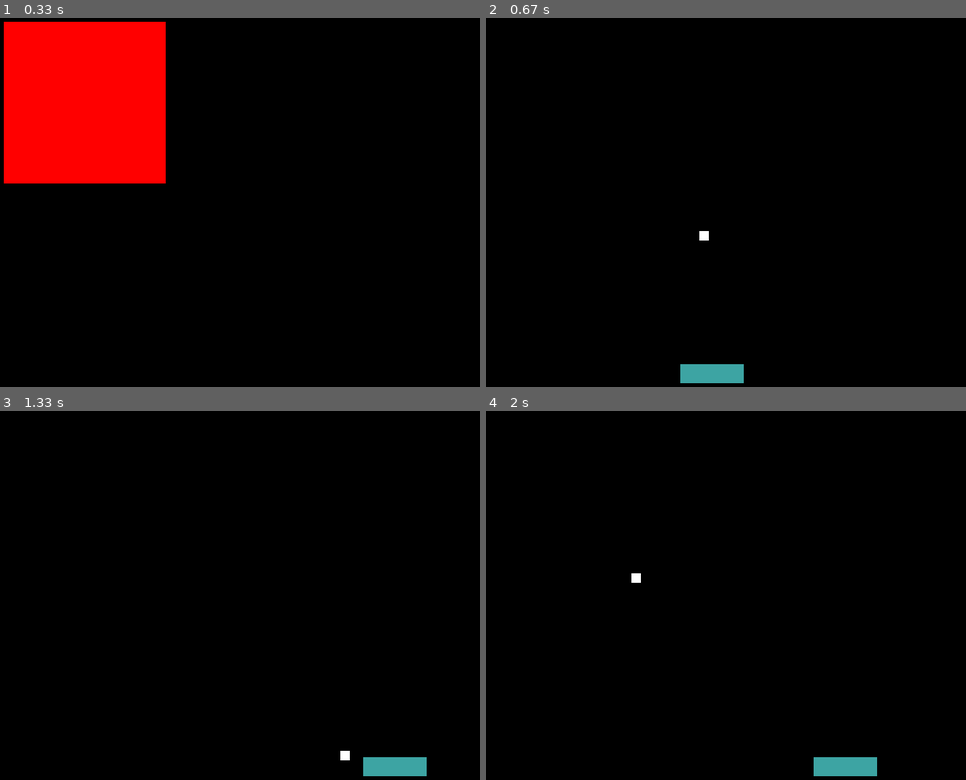
Above: before the commit, frames 1-4 (two rows, left to right).
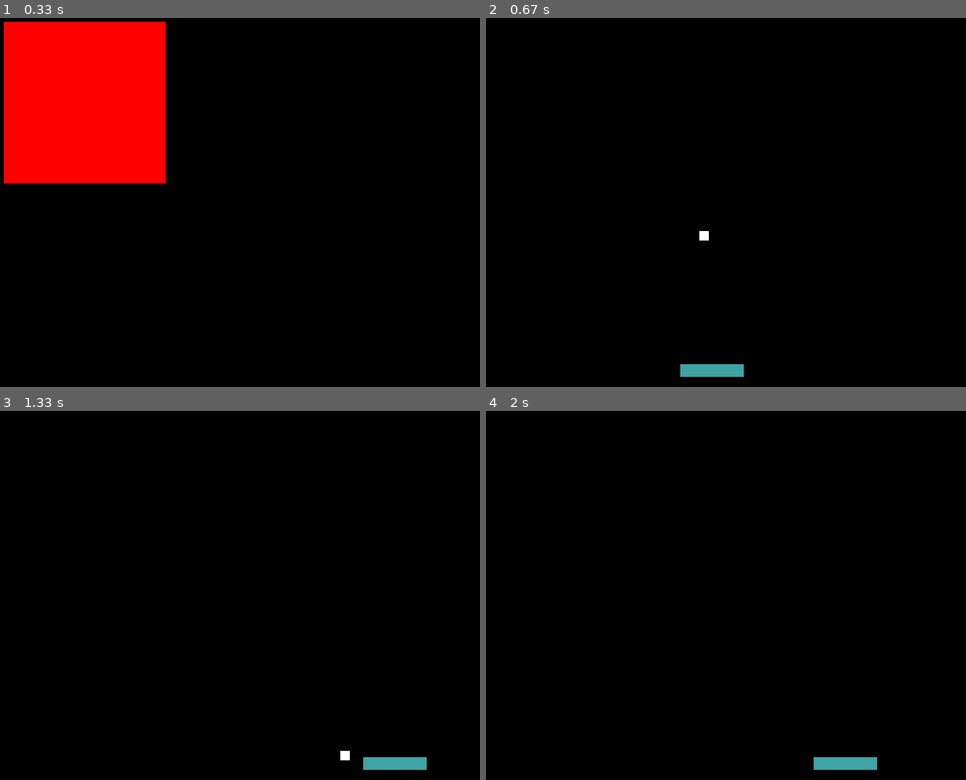
Above: after the commit, the same moments.

Repository: angelo-filho/activity-4-5
Game: pygame game, started from breakout/breakout.py
The game is run twice, just before and just after one commit, with the same random seed, the same clock (stepped at 60 frames per second) and the same inputs.
Inputs (mouse positions are in pixels of both pictures, inside the frame that each line leads up to):
- Up to frame 1 (0.33 s): no input
- Up to frame 2 (0.67 s): click (572, 102) at 0.38 s
- Up to frame 3 (1.33 s): hold Right 0.67-1.13 s; move the mouse to (206, 584) at 0.7 s; hold Right from 1.17 s (still down)
- Up to frame 4 (2 s): release Right at 1.63 s; hold Left from 1.67 s (still down)

Frame 1 is identical in both runs. In frame 2, 0.2% of the frame differs, in the area x 40-54%, y 97-99%; in frame 3, 0.2%; in frame 4, 0.3%, in the area x 30-82%, y 43-99%.

Commit message:
Fix restart ball

Diff:
--- a/breakout/breakout.py
+++ b/breakout/breakout.py
@@ -47,22 +47,17 @@
     sprites = pygame.sprite.Group()
 
     # Paddle
-    paddle = Paddle(COLOR_PADDLE, 100, 30)
+    paddle = Paddle(COLOR_PADDLE, 100, 20)
     paddle.rect.x = 350
     paddle.rect.y = 640
-
-    # Ball
-    ball = Ball(COLOR_BALL, 20, 20)
-    ball.rect.x = 300
-    ball.rect.y = 350
 
     # Ball
     ball = Ball(COLOR_BALL, 15, 15)
     ball.rect.x = 300
     ball.rect.y = 350
 
+    sprites.add(ball)
     sprites.add(paddle)
-    sprites.add(ball)
 
     while run:
         for event in pygame.event.get():
@@ -79,7 +74,7 @@
         sprites.update()
 
         if ball.rect.bottom >= HEIGHT + 30:
-            ball.reset_ball()
+            ball.state = ball.RESTART_STATE
 
         if pygame.sprite.collide_mask(ball, paddle) and ball.dy > 0:
             ball.collision_with_paddle(paddle.rect)
--- a/breakout/model/Ball.py
+++ b/breakout/model/Ball.py
@@ -70,6 +70,7 @@
         self.restart_frames += 1
         if self.restart_frames == self.MAX_RESTART_FRAMES:
             self.restart_frames = 0
+            self.reset_ball()
             self.state = self.MOVE_STATE
 
     def reset_ball(self):
@@ -77,4 +78,3 @@
         self.rect.y = 350
         self.randomize_angle(25, 45, choice([1, -1]), 1)
         self.speed = self.MIN_SPEED
-        self.state = self.RESTART_STATE
